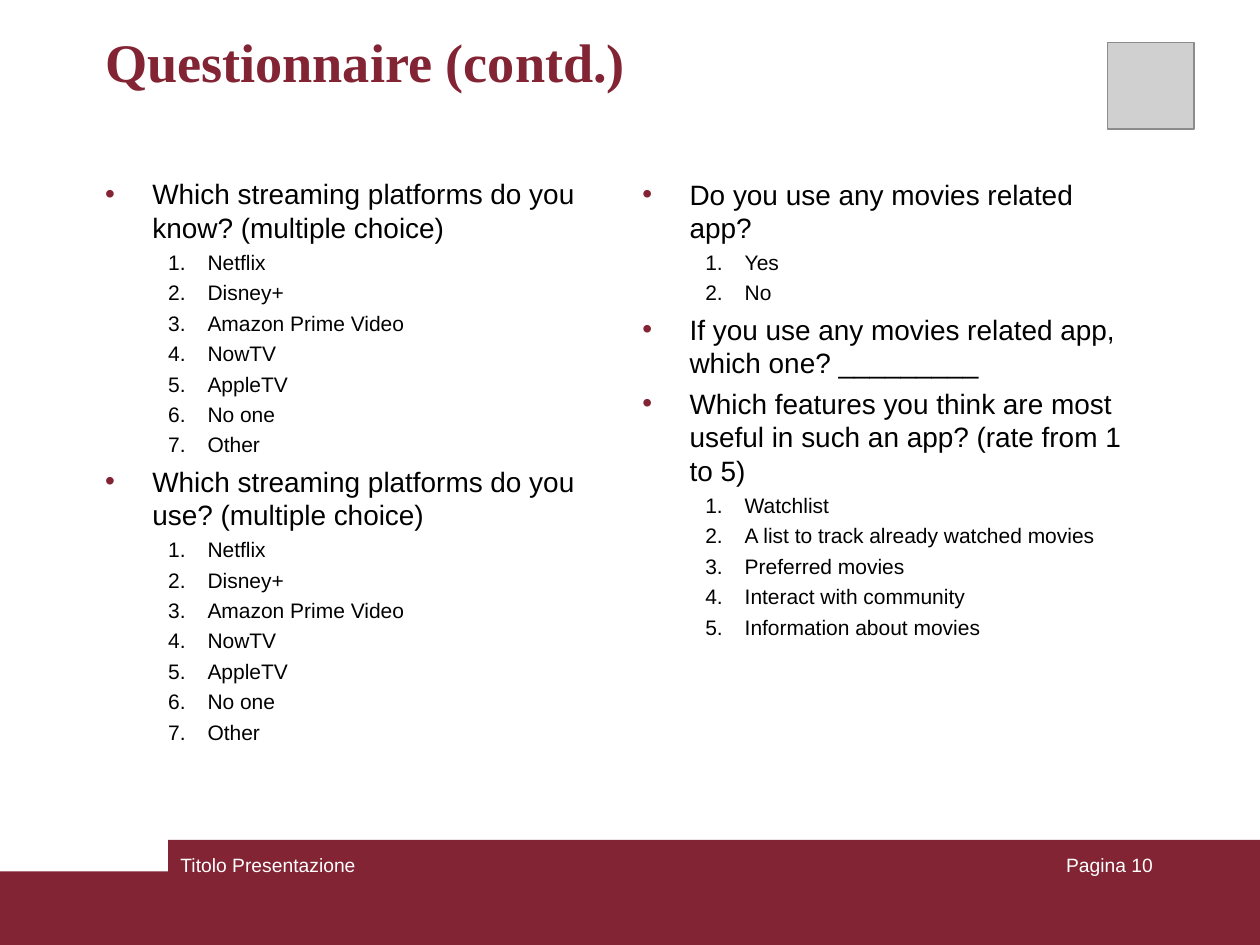
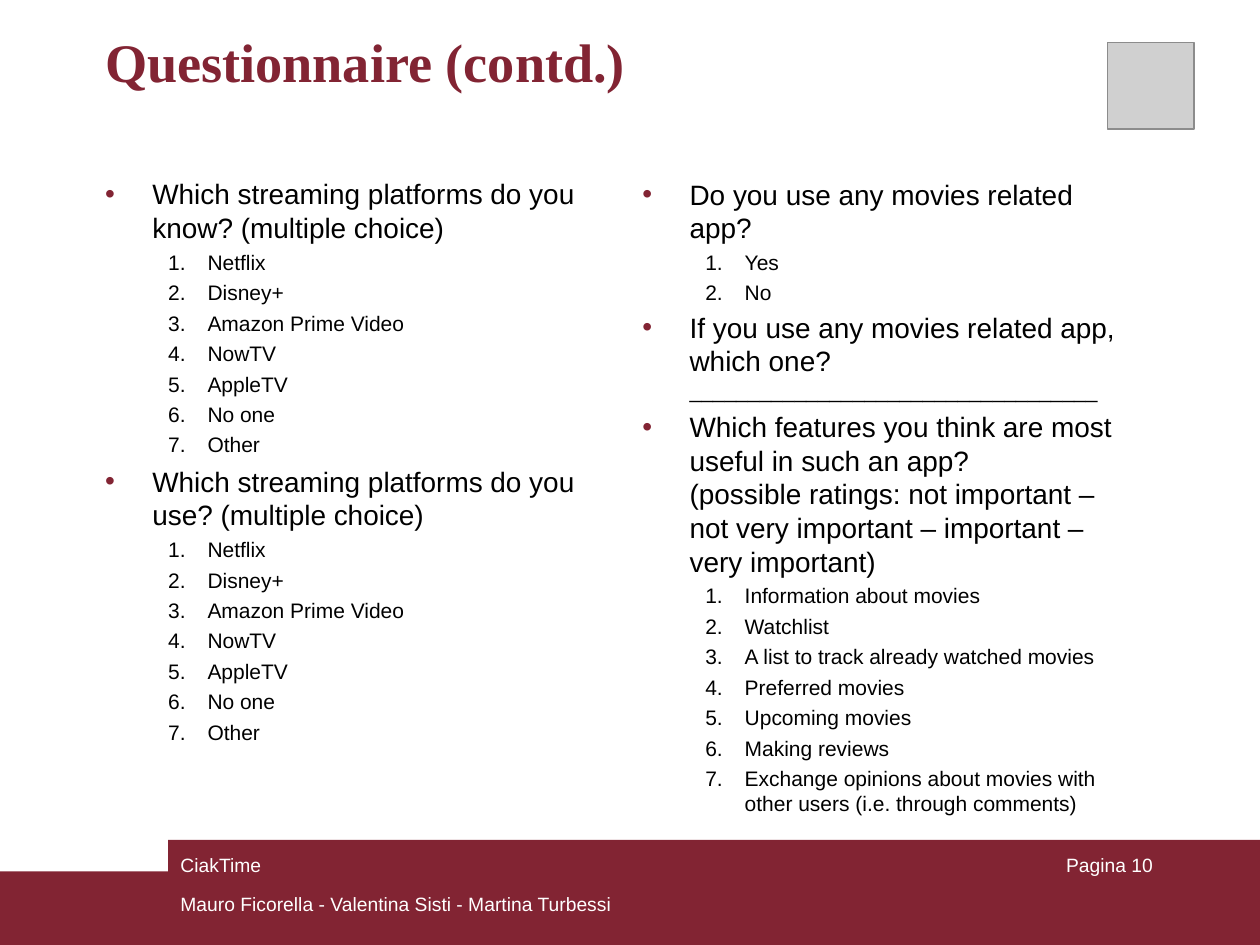
Before and after one commit to mauroficorella/Human-Computer-Interaction, a slide deck: slide 10 of Documentazione/CiakTime_HCI.ppt. Drawn at 1260x945 pixels with LibreOffice and Linux fonts; fonts in the diff are those of the drawing; grey boxes stand for pictures. Boxes give left, top, right and bottom in pixels: in the first picture for what was removed or moved away, otherwise in the second. Text is boxed around its words. In the diff, an @@ line names an element or a change of style, - is before the commit and + after.

```diff
--- a/Documentazione/CiakTime_HCI.ppt
+++ b/Documentazione/CiakTime_HCI.ppt
@@ text at [690,317,1114,604]: text changed @@
-• If you use any movies related app, which one? _________
-• Which features you think are most useful in such an app? (rate from 1 to 5)
+• If you use any movies related app, which one? ___________________________________
+• Which features you think are most useful in such an app?
+  (possible ratings: not important – not very important – important – very important)
+  1. Information about movies
@@ text at [745,709,1095,816]: text changed @@
-  4. Interact with community
-  5. Information about movies
+  5. Upcoming movies
+  6. Making reviews
+  7. Exchange opinions about movies with other users (i.e. through comments)
@@ text at [180,858,261,872]: text changed @@
-Titolo Presentazione
+CiakTime
@@ text added at [180,897,611,911], 11 pt, text #FFFFFF @@
+Mauro Ficorella - Valentina Sisti - Martina Turbessi
```
Also in this commit, not shown: 1 other slide changed.
